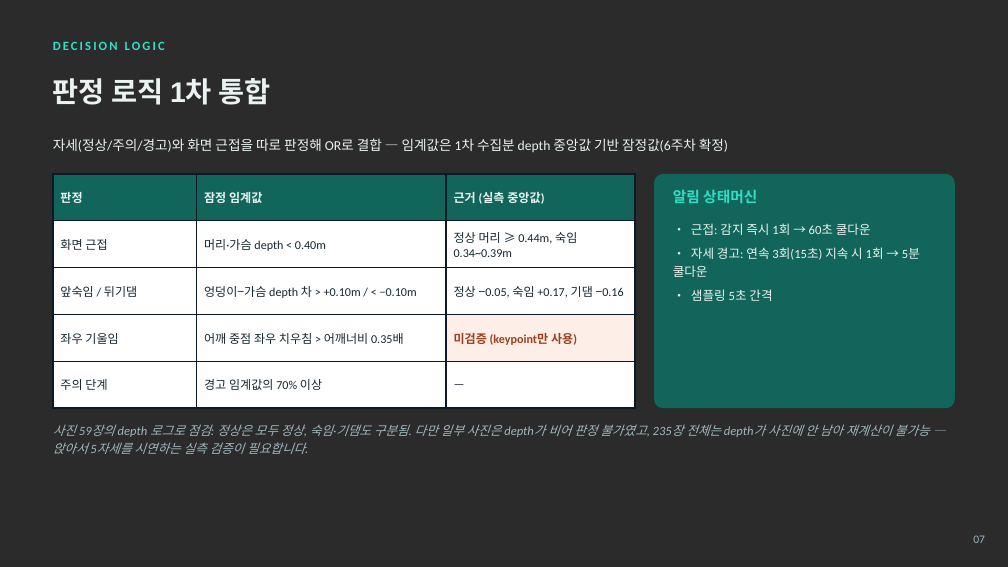
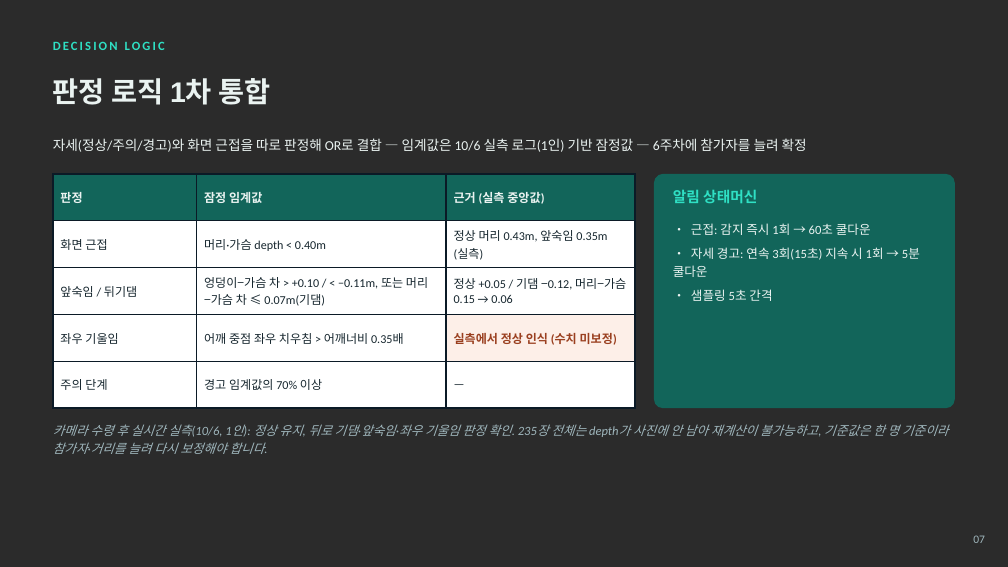
Before and after one commit to gianpark/AIoT-Project, a slide deck: slide 7 of barunjase_week5.pptx. Drawn at 1008x567 pixels with LibreOffice and Linux fonts; fonts in the diff are those of the drawing; background and template pictures are left out; a plain dark background stands for a picture behind light text. Boxes give left, top, right and bottom in pixels: in the first picture for what was removed or moved away, otherwise in the second. Text is boxed around its words. In the diff, an @@ line names an element or a change of style, - is before the commit and + after.

```diff
--- a/barunjase_week5.pptx
+++ b/barunjase_week5.pptx
@@ text at (x1=53, y1=138, x2=807, y2=152): text changed @@
-자세(정상/주의/경고)와 화면 근접을 따로 판정해 OR로 결합 — 임계값은 1차 수집분 depth 중앙값 기반 잠정값(6주차 확정)
+자세(정상/주의/경고)와 화면 근접을 따로 판정해 OR로 결합 — 임계값은 10/6 실측 로그(1인) 기반 잠정값 — 6주차에 참가자를 늘려 확정
@@ table at (x1=53, y1=174, x2=635, y2=394) @@
-row 2, column 3: 정상 머리 ≥ 0.44m, 숙임 0.34~0.39m
+row 2, column 3: 정상 머리 0.43m, 앞숙임 0.35m (실측)
-row 3, column 2: 엉덩이−가슴 depth 차 > +0.10m / < −0.10m
+row 3, column 2: 엉덩이−가슴 차 > +0.10 / < −0.11m, 또는 머리−가슴 차 ≤ 0.07m(기댐)
-row 3, column 3: 정상 −0.05, 숙임 +0.17, 기댐 −0.16
+row 3, column 3: 정상 +0.05 / 기댐 −0.12, 머리−가슴 0.15 → 0.06
-row 4, column 3: 미검증 (keypoint만 사용)
+row 4, column 3: 실측에서 정상 인식 (수치 미보정)
@@ text at (x1=53, y1=424, x2=948, y2=454): text changed @@
-사진 59장의 depth 로그로 점검: 정상은 모두 정상, 숙임·기댐도 구분됨. 다만 일부 사진은 depth가 비어 판정 불가였고, 235장 전체는 depth가 사진에 안 남아 재계산이 불가능 — 앉아서 5자세를 시연하는 실측 검증이 필요합니다.
+카메라 수령 후 실시간 실측(10/6, 1인): 정상 유지, 뒤로 기댐·앞숙임·좌우 기울임 판정 확인. 235장 전체는 depth가 사진에 안 남아 재계산이 불가능하고, 기준값은 한 명 기준이라 참가자·거리를 늘려 다시 보정해야 합니다.
```
Also in this commit, not shown: 9 other slides changed, 1 slide added, 2 other files.
